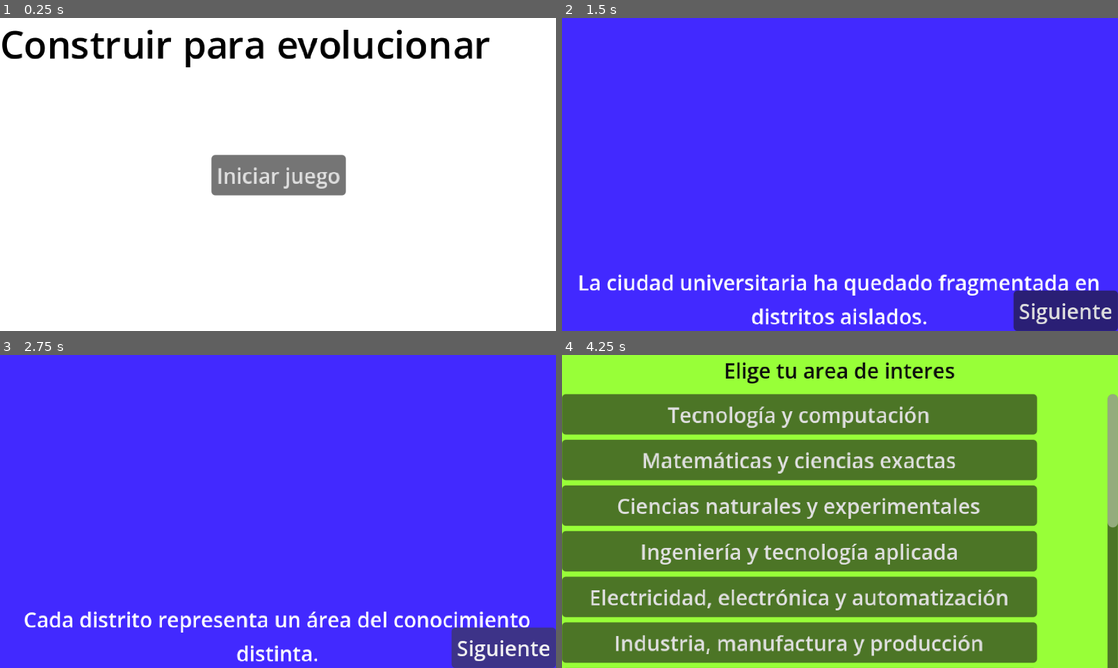
Above: before the commit, frames 1-4 (two rows, left to right).
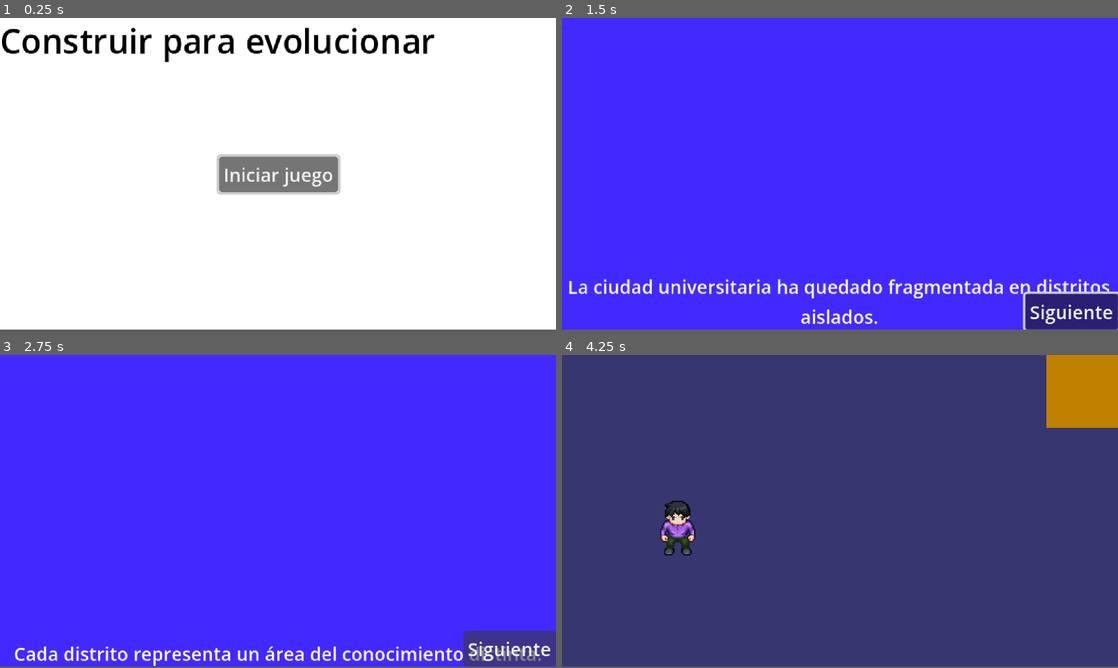
Above: after the commit, the same moments.

Repository: Bayron077/juego_vocacional
Game: Godot game, scene res://escenas/ui/inicio.tscn
The game is run twice, just before and just after one commit, with the same random seed, the same clock (stepped at 60 frames per second) and the same inputs.
Inputs:
- Up to frame 1 (0.25 s): no input
- Up to frame 2 (1.5 s): click "Iniciar juego" at 0.5 s; click "Masculino" at 1.25 s
- Up to frame 3 (2.75 s): click "Siguiente" at 2 s
- Up to frame 4 (4.25 s): tap Enter (ui_accept) at 2.75, 3.6, 3.77, 4.07 s; hold Right (ui_right) 2.78-3.53 s; hold Enter (ui_accept) 2.78-3.53 s; hold Down (ui_down) from 3.53 s (still down)
In our replay, the window is 800x451 before the commit and 800x449 after it. These sizes can differ from the game's own. Grey fills any space a smaller window leaves; there, only what the larger window draws over its background counts as a difference.

The runs differ from the first frame. In frame 1, 5.5% of the frame differs, in the area x 0-89%, y 3-57%; in frame 2, 5.0%; in frame 3, 4.7%; in frame 4, 100%, in the area x 0-100%, y 0-100%.

Commit message:
Se agregan correcciones para el moviento con el control

Diff:
--- a/Scripts/Eda_controller.gd
+++ b/Scripts/Eda_controller.gd
@@ -3,7 +3,7 @@
 @export var speed = 100
 
 ## Zona muerta del stick: por debajo de este valor se ignora (evita temblor y drift).
-const ZONA_MUERTA := 0.3
+const ZONA_MUERTA := 0.6
 
 ## Cuánto debe dominar un eje sobre el otro para que el personaje cambie
 ## hacia dónde mira. Evita el parpadeo al caminar en diagonal con el stick.
--- a/Scripts/autoload/GameState.gd
+++ b/Scripts/autoload/GameState.gd
@@ -47,3 +47,13 @@
 	fortaleza_1 = ""
 	fortaleza_2 = ""
 	objetivo = ""
+
+
+## Pone el foco en el primer botón que encuentre dentro de `raiz`.
+## Con el foco puesto, el D-pad / stick mueven la selección y A (o Enter) la pulsa.
+func enfocar_primer_boton(raiz: Node) -> void:
+	var botones := raiz.find_children("*", "Button", true, false)
+	if botones.is_empty():
+		return
+	var primero := botones[0] as Button
+	primero.grab_focus.call_deferred()
--- a/Scripts/mundo/interior_edificio.gd
+++ b/Scripts/mundo/interior_edificio.gd
@@ -2,10 +2,10 @@
 
 ## Interior reutilizable para las 17 áreas: un cuarto con 3 NPC y una salida.
 
-const ANCHO_CUARTO := 426
-const ALTO_CUARTO := 240
+const ANCHO_CUARTO := 480
+const ALTO_CUARTO := 270
 const GROSOR_PARED := 16
-const POSICION_INICIAL_JUGADOR := Vector2(213, 165)
+const POSICION_INICIAL_JUGADOR := Vector2(240, 180)
 
 const ESCENA_MAPA := "res://escenas/mundo/mapa_area.tscn"
 const ESCENA_SELECTOR := "res://escenas/ui/selector_area.tscn"
--- a/Scripts/player_controller.gd
+++ b/Scripts/player_controller.gd
@@ -3,7 +3,7 @@
 @export var speed = 100
 
 ## Zona muerta del stick: por debajo de este valor se ignora (evita temblor y drift).
-const ZONA_MUERTA := 0.3
+const ZONA_MUERTA := 0.6
 
 ## Cuánto debe dominar un eje sobre el otro para que el personaje cambie
 ## hacia dónde mira. Evita el parpadeo al caminar en diagonal con el stick.
--- a/Scripts/ui/SeleccionPersonaje.gd
+++ b/Scripts/ui/SeleccionPersonaje.gd
@@ -1,9 +1,14 @@
 extends Control
+
+func _ready() -> void:
+	GameState.enfocar_primer_boton(self)
+
 
 func _on_boton_masculino_pressed() -> void:
 	GameState.elegir_personaje("masculino")
 	GameState.ir_a_escena("res://escenas/ui/contexto.tscn")
 
+
 func _on_boton_femenino_pressed() -> void:
 	GameState.elegir_personaje("femenino")
 	GameState.ir_a_escena("res://escenas/ui/contexto.tscn")
--- a/Scripts/ui/contexto.gd
+++ b/Scripts/ui/contexto.gd
@@ -11,9 +11,12 @@
 
 func _ready() -> void:
 	mostrar_dialogo_actual()
+	GameState.enfocar_primer_boton(self)
+
 
 func mostrar_dialogo_actual() -> void:
 	$TextoDialogo.text = dialogos[indice_actual]
+
 
 func _on_boton_siguiente_pressed() -> void:
 	indice_actual += 1
--- a/Scripts/ui/inicio.gd
+++ b/Scripts/ui/inicio.gd
@@ -1,4 +1,8 @@
 extends Control
+
+func _ready() -> void:
+	GameState.enfocar_primer_boton(self)
+
 
 func _on_boton_iniciar_pressed() -> void:
 	GameState.ir_a_escena("res://escenas/ui/SeleccionPersonaje.tscn")
--- a/Scripts/ui/selector_area.gd
+++ b/Scripts/ui/selector_area.gd
@@ -28,6 +28,11 @@
 		boton.pressed.connect(_on_area_elegida.bind(area))
 		$ContenedorScroll/ListaAreas.add_child(boton)
 
+	# Con el D-pad la lista debe desplazarse sola hacia el botón enfocado.
+	$ContenedorScroll.follow_focus = true
+	GameState.enfocar_primer_boton(self)
+
+
 func _on_area_elegida(area: String) -> void:
 	GameState.elegir_area(area)
 	GameState.ir_a_escena("res://escenas/mundo/mapa_area.tscn")
--- a/escenas/mundo/interior_edificio.tscn
+++ b/escenas/mundo/interior_edificio.tscn
@@ -16,6 +16,8 @@
 anchors_preset = 15
 anchor_right = 1.0
 anchor_bottom = 1.0
+offset_right = 480.0
+offset_bottom = 270.0
 grow_horizontal = 2
 grow_vertical = 2
 color = Color(0.46887457, 0.6387938, 0.57249135, 1)
@@ -41,7 +43,7 @@
 horizontal_alignment = 1
 
 [node name="Salida" type="Area2D" parent="." unique_id=373324969]
-position = Vector2(380, 220)
+position = Vector2(420, 245)
 
 [node name="CollisionShape2D" type="CollisionShape2D" parent="Salida" unique_id=677109915]
 shape = SubResource("RectangleShape2D_lybt7")
@@ -53,12 +55,12 @@
 offset_bottom = 10.0
 
 [node name="Npc2" parent="." unique_id=110552784 instance=ExtResource("2_hjq4e")]
-position = Vector2(213, 90)
+position = Vector2(240, 105)
 tipo = 1
 
 [node name="Npc3" parent="." unique_id=710726803 instance=ExtResource("2_hjq4e")]
-position = Vector2(316, 90)
+position = Vector2(343, 105)
 tipo = 2
 
 [node name="Npc" parent="." unique_id=724178508 instance=ExtResource("2_hjq4e")]
-position = Vector2(110, 90)
+position = Vector2(137, 105)
--- a/project.godot
+++ b/project.godot
@@ -20,8 +20,8 @@
 
 [display]
 
-window/size/viewport_width=426
-window/size/viewport_height=240
+window/size/viewport_width=480
+window/size/viewport_height=270
 window/size/window_width_override=1280
 window/size/window_height_override=720
 window/stretch/mode="canvas_items"
@@ -32,6 +32,29 @@
 folder_colors={
 "res://escenas/": "green",
 "res://personajes/": "red"
+}
+
+[input]
+
+ui_accept={
+"deadzone": 0.5,
+"events": [Object(InputEventKey,"resource_local_to_scene":false,"resource_name":"","device":16,"window_id":0,"alt_pressed":false,"shift_pressed":false,"ctrl_pressed":false,"meta_pressed":false,"pressed":false,"keycode":4194309,"physical_keycode":0,"key_label":0,"unicode":0,"location":0,"echo":false,"script":null)
+, Object(InputEventKey,"resource_local_to_scene":false,"resource_name":"","device":16,"window_id":0,"alt_pressed":false,"shift_pressed":false,"ctrl_pressed":false,"meta_pressed":false,"pressed":false,"keycode":4194310,"physical_keycode":0,"key_label":0,"unicode":0,"location":0,"echo":false,"script":null)
+, Object(InputEventKey,"resource_local_to_scene":false,"resource_name":"","device":16,"window_id":0,"alt_pressed":false,"shift_pressed":false,"ctrl_pressed":false,"meta_pressed":false,"pressed":false,"keycode":32,"physical_keycode":0,"key_label":0,"unicode":32,"location":0,"echo":false,"script":null)
+, Object(InputEventJoypadButton,"resource_local_to_scene":false,"resource_name":"","device":-1,"button_index":0,"pressure":0.0,"pressed":false,"script":null)
+]
+}
+ui_select={
+"deadzone": 0.5,
+"events": [Object(InputEventJoypadButton,"resource_local_to_scene":false,"resource_name":"","device":-1,"button_index":1,"pressure":0.0,"pressed":false,"script":null)
+, Object(InputEventKey,"resource_local_to_scene":false,"resource_name":"","device":16,"window_id":0,"alt_pressed":false,"shift_pressed":false,"ctrl_pressed":false,"meta_pressed":false,"pressed":false,"keycode":32,"physical_keycode":0,"key_label":0,"unicode":32,"location":0,"echo":false,"script":null)
+]
+}
+ui_cancel={
+"deadzone": 0.5,
+"events": [Object(InputEventKey,"resource_local_to_scene":false,"resource_name":"","device":16,"window_id":0,"alt_pressed":false,"shift_pressed":false,"ctrl_pressed":false,"meta_pressed":false,"pressed":false,"keycode":4194305,"physical_keycode":0,"key_label":0,"unicode":0,"location":0,"echo":false,"script":null)
+, Object(InputEventJoypadButton,"resource_local_to_scene":false,"resource_name":"","device":-1,"button_index":1,"pressure":0.0,"pressed":false,"script":null)
+]
 }
 
 [internationalization]
